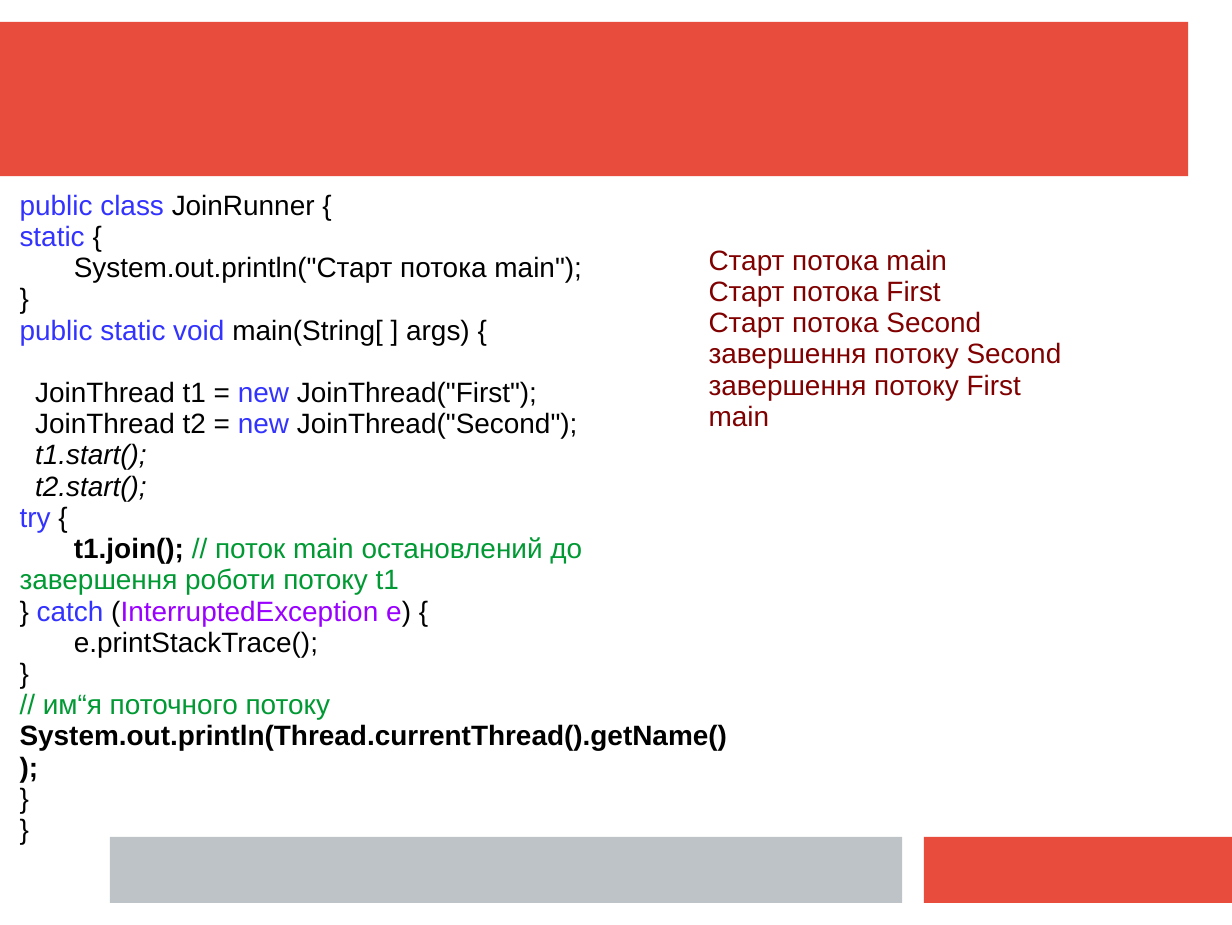
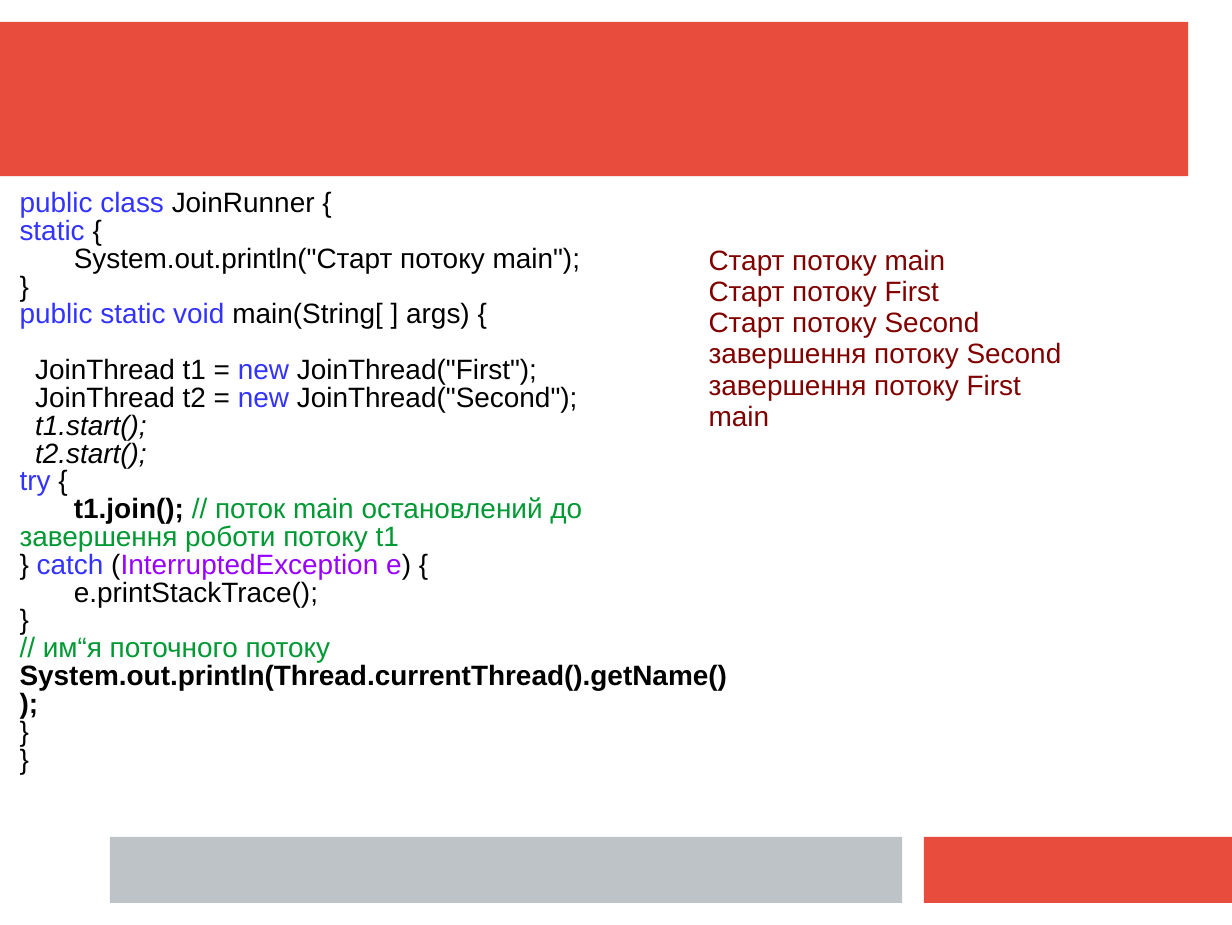
Before and after one commit to mecchmatProjects/JavaCourse, a slide deck: slide 20 of L10_Multi/JavaTutorUkr10.ppt (slide 18 before the commit). Drawn at 1232x925 pixels with LibreOffice and Linux fonts; fonts in the diff are those of the drawing. Boxes give left, top, right and bottom in pixels: in the first picture for what was removed or moved away, otherwise in the second. Text is boxed around its words. In the diff, an @@ line names an element or a change of style, - is before the commit and + after.

```diff
--- a/L10_Multi/JavaTutorUkr10.ppt
+++ b/L10_Multi/JavaTutorUkr10.ppt
@@ text at (x1=20, y1=191, x2=727, y2=690): line spacing 0.93 to 0.83 @@
@@ text at (x1=74, y1=247, x2=580, y2=273): text changed @@
-System.out.println("Старт потока main");
+System.out.println("Старт потоку main");
@@ text at (x1=709, y1=249, x2=980, y2=337): text changed @@
-Старт потока main
-Старт потока First
-Старт потока Second
+Старт потоку main
+Старт потоку First
+Старт потоку Second
```
Also in this commit, not shown: 24 other slides changed, 25 slides added, 1 slide removed.
